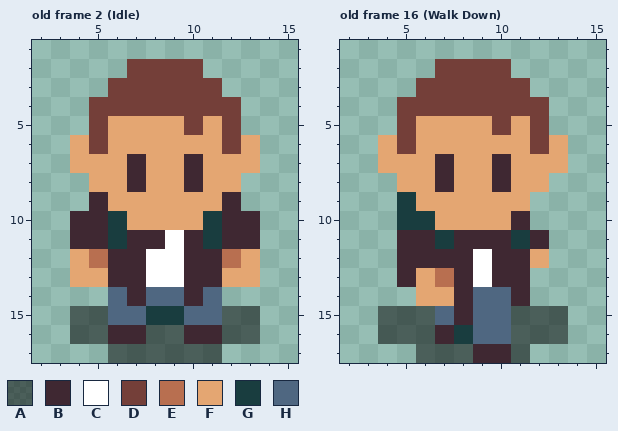
Edited in one commit: pixel-art file (world/player/player.aseprite). That is the earlier state.
18x18 pixels, 31 frames. Shown: old frame 2 (Idle): x 2..15, y 1..17; old frame 16 (Walk Down): x 2..15, y 1..17. The commit also changed other frames, which this record leaves out.
Visible layers, top first: "Head", "Main", "Shadow".
Palette (. is transparent): A #00000080  B #3f2832  C #ffffff  D #743f39  E #b86f50  F #e4a672  G #193d3f  H #4f6781
Pixels before, old frame 2 (Idle), first column x 4:
 2 ...DDDD...
 3 ..DDDDDD..
 4 .DDDDDDDD.
 5 .DFFFFDFD.
 6 FDFFFFFFDF
 7 FFFBFFBFFF
 8 .FFBFFBFF.
 9 .BFFFFFFB.
10 BBGFFFFGBB
11 BBGBBCBGBB
12 FEBBCCBBEF
13 FFBBCCBBFF
14 ..HBHHBH..
15 AAHHGGHHAA
16 AABBAABBAA
17 ..AAAAAA..
Pixels before, old frame 16 (Walk Down), first column x 4:
 2 ...DDDD...
 3 ..DDDDDD..
 4 .DDDDDDDD.
 5 .DFFFFDFD.
 6 FDFFFFFFDF
 7 FFFBFFBFFF
 8 .FFBFFBFF.
 9 .GFFFFFF..
10 .GGFFFFB..
11 .BBGBBBGB.
12 .BBBBCBBF.
13 .BFEBCBB..
14 ..FFBHHB..
15 AAAHBHHAAA
16 AAABGHHAAA
17 ..AAABBA..
The result:
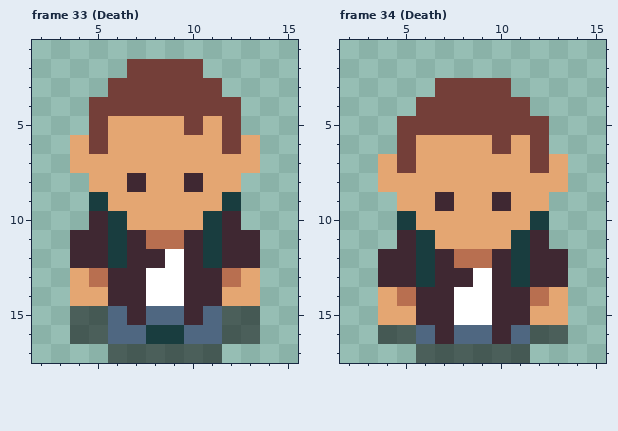
A new or re-ordered frame is compared with the old frame closest to it.
Diff:
frames 31 -> 41
Frame 33 (Death) is new; against old frame 2 (Idle), layers "Head", "Main":
y 7: x 7 B -> F; x 10 B -> F
y 9: x 5 B -> G; x 12 B -> G
y 10: x 4 B -> .; x 13 B -> .
y 11: x 8..9 BC -> EE
y 12: x 4..6 FEB -> BBG; x 8 C -> B; x 11..13 BEF -> GBB
y 13: x 5 F -> E; x 12 F -> E
y 14: x 4..6 ..H -> FFB; x 8..9 HH -> CC; x 11..13 H.. -> BFF
y 15: x 7..10 HGGH -> BHHB
y 16: x 6..11 BBAABB -> HHGGHH
Frame 34 (Death) is new; against old frame 16 (Walk Down), layers "Head", "Main":
y 2: x 7..10 DDDD -> ....
y 3: x 6 D -> .; x 11 D -> .
y 4: x 5 D -> .; x 12 D -> .
y 5: x 6..9 FFFF -> DDDD; x 11 F -> D
y 6: x 4 F -> .; x 10 F -> D; x 13 F -> .
y 7: x 5 F -> D; x 7 B -> F; x 10 B -> F; x 12 F -> D
y 8: x 4 . -> F; x 7 B -> F; x 10 B -> F; x 13 . -> F
y 9: x 5 G -> F; x 7 F -> B; x 10 F -> B; x 12 . -> F
y 10: x 6 G -> F; x 11..12 B. -> FG
y 11: x 6..10 BGBBB -> GFFFF
y 12: x 4 . -> B; x 6 B -> G; x 8..9 BC -> EE; x 11..13 BF. -> GBB
y 13: x 4 . -> B; x 6..7 FE -> GB; x 11..13 B.. -> GBB
y 14: x 4..10 ..FFBHH -> FEBBCCB; x 12..13 .. -> EF
y 15: x 4..13 AAAHBHHAAA -> FFBBCCBBFF
y 16: x 6 A -> H; x 8 G -> H; x 10..11 HA -> BH
y 17: x 9..10 BB -> AA
